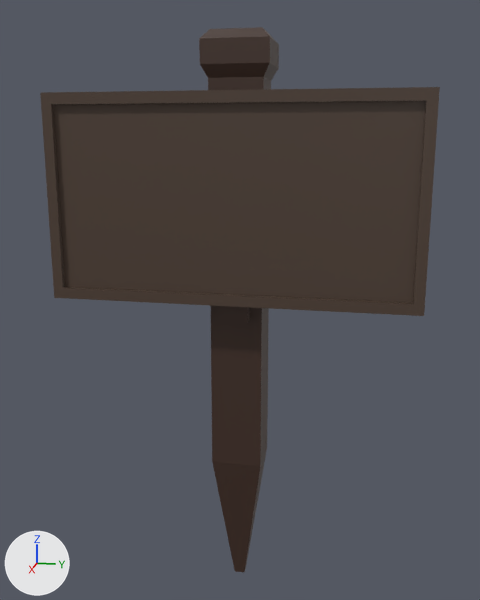
An edit to the FBX model The Green Carnival Game/Assets/Models/Imported Models/Maze sign.fbx, drawn before and after from the same camera.
The view is the same before and after, from a 50 mm lens placed at (7.09, 1.41, 5.47), pointed at (0.06, 0.01, 3.71). The axes (+X, +Y, +Z) are drawn at lower left. The lights are the same throughout. Where no turn or scale is listed for an object, it has been applied to the vertices.

The first picture shows 'Sign post.006', 'Sign.006'.
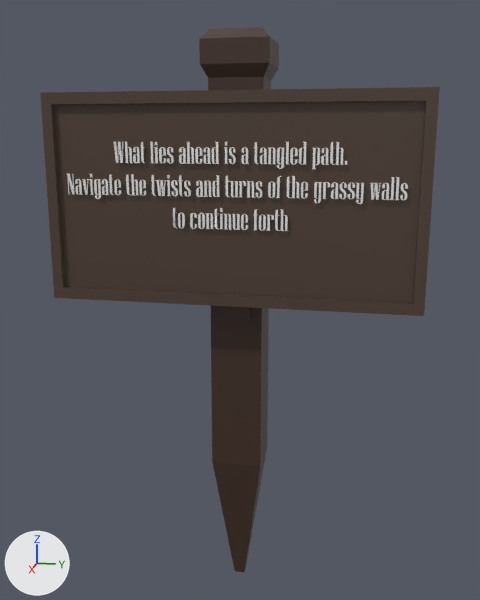
Commit message: Signs redo
converted text to mesh

What differs and where, as boxes [x1, y1, x2, y2] in the pictures (480 x 600 px):
'Text.009', added
    after: [67, 142, 408, 231]

What changed in the scene script:
```text
Add me_text_010:
    me_text_010.from_pydata(...)  # 16468 vertices, 24462 faces; spans x -0.01..0.01, y -1.72..1.72, z -0.65..0.21
Add ob_text_009:
    ob_text_009 = bpy.data.objects.new('Text.009', me_text_010)
    ob_text_009.location = (0.57, 0.0, 5.21)
```
